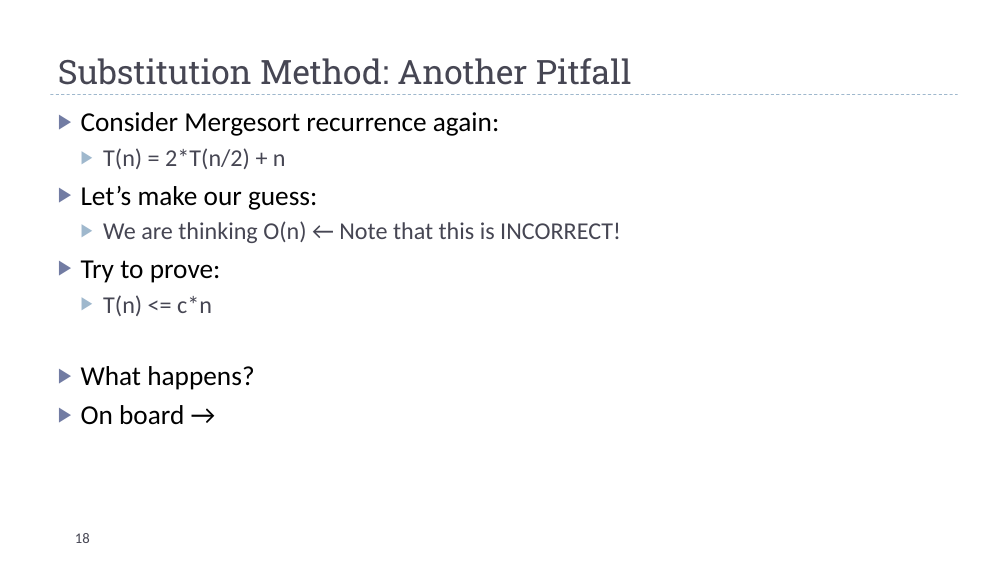
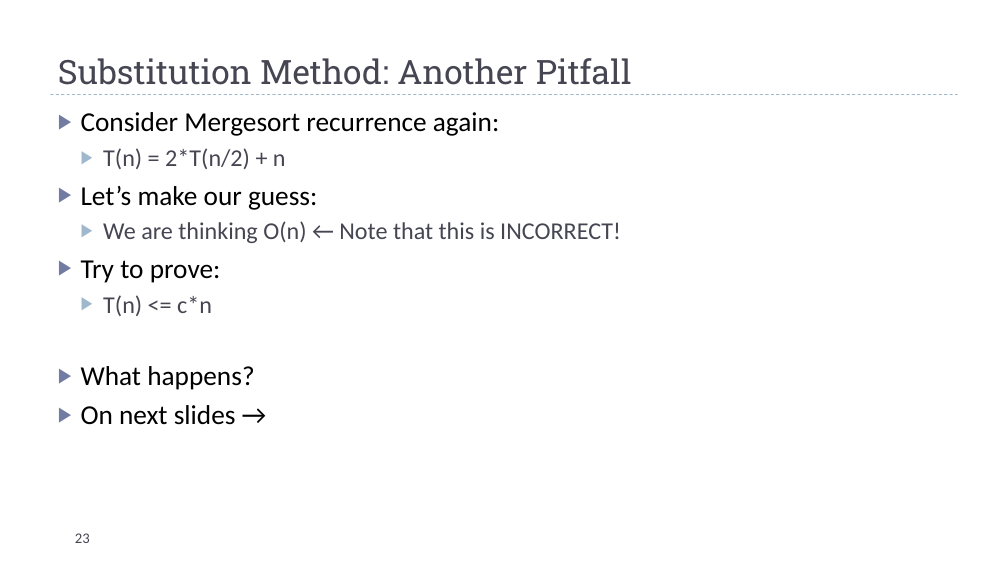
Before and after one commit to markfloryan/dsa2, a slide deck: slide 23 of slides/03-Recurrences.pptx (slide 18 before the commit). Drawn at 1008x567 pixels with LibreOffice and Linux fonts; fonts in the diff are those of the drawing. Boxes give left, top, right and bottom in pixels: in the first picture for what was removed or moved away, otherwise in the second. Text is boxed around its words. In the diff, an @@ line names an element or a change of style, - is before the commit and + after.

```diff
--- a/slides/03-Recurrences.pptx
+++ b/slides/03-Recurrences.pptx
@@ text at (81, 405, 236, 425): text changed @@
-▶ On board →
+▶ On next slides →
@@ page number at (75, 533, 90, 543): text changed @@
-18
+23
```
Also in this commit, not shown: 4 other slides changed, 3 slides removed, 3 other files.
